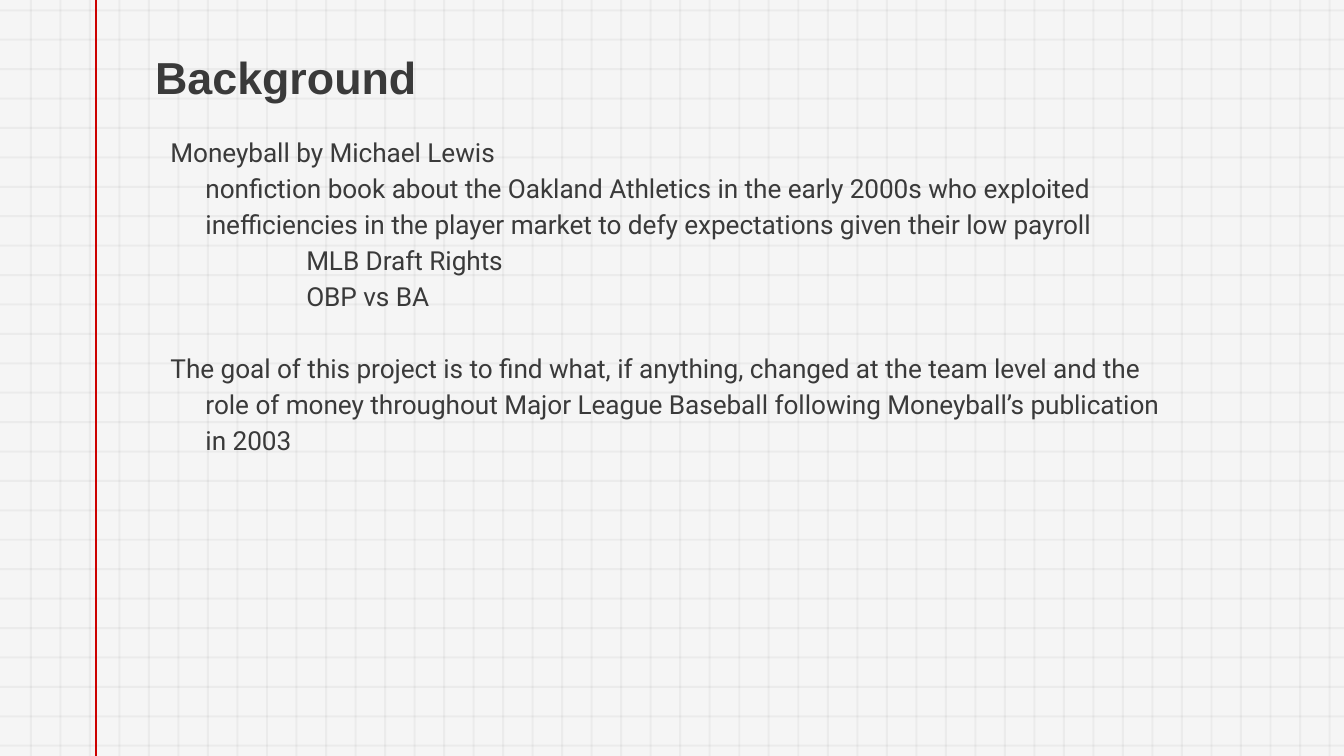
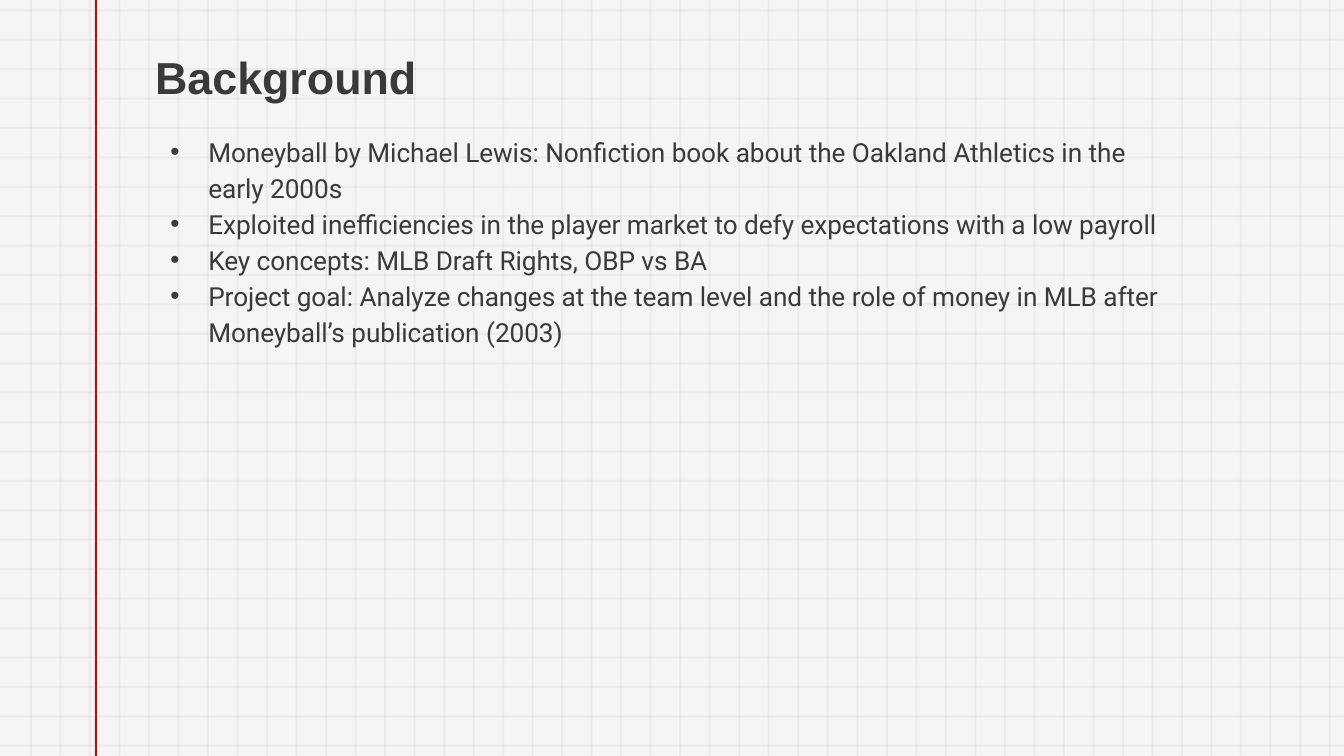
Before and after one commit to DanPaine/DanPaine.github.io, a slide deck: slide 2 of images/The Effect of Moneyball on Major League Baseball.pptx. Drawn at 1344x756 pixels with LibreOffice and Linux fonts; fonts in the diff are those of the drawing. Boxes give left, top, right and bottom in pixels: in the first picture for what was removed or moved away, otherwise in the second. Text is boxed around its words. In the diff, an @@ line names an element or a change of style, - is before the commit and + after.

```diff
--- a/images/The Effect of Moneyball on Major League Baseball.pptx
+++ b/images/The Effect of Moneyball on Major League Baseball.pptx
@@ subtitle at (x1=208, y1=142, x2=1157, y2=312): text changed @@
-Moneyball by Michael Lewis
-nonfiction book about the Oakland Athletics in the early 2000s who exploited inefficiencies in the player market to defy expectations given their low payroll
-MLB Draft Rights
-OBP vs BA
-The goal of this project is to find what, if anything, changed at the team level and the role of money throughout Major League Baseball following Moneyball’s publication in 2003
+• Moneyball by Michael Lewis: Nonfiction book about the Oakland Athletics in the early 2000s
+• Exploited inefficiencies in the player market to defy expectations with a low payroll
+• Key concepts: MLB Draft Rights, OBP vs BA
+• Project goal: Analyze changes at the team level and the role of money in MLB after Moneyball’s publication (2003)
```
Also in this commit, not shown: 9 other slides changed.
